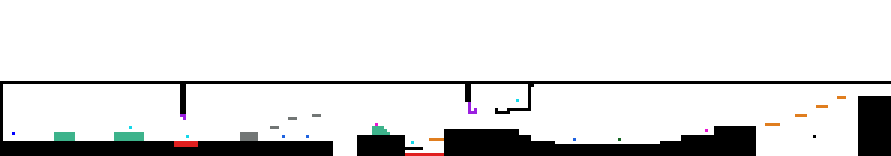
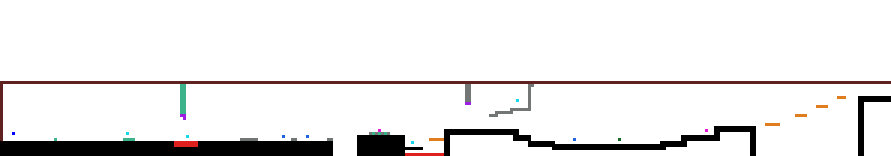
Before/after of a (891, 156) layered artwork. What changed in the layer stack:
painted on "Level 2 certo" over [0, 81, 891, 156]
